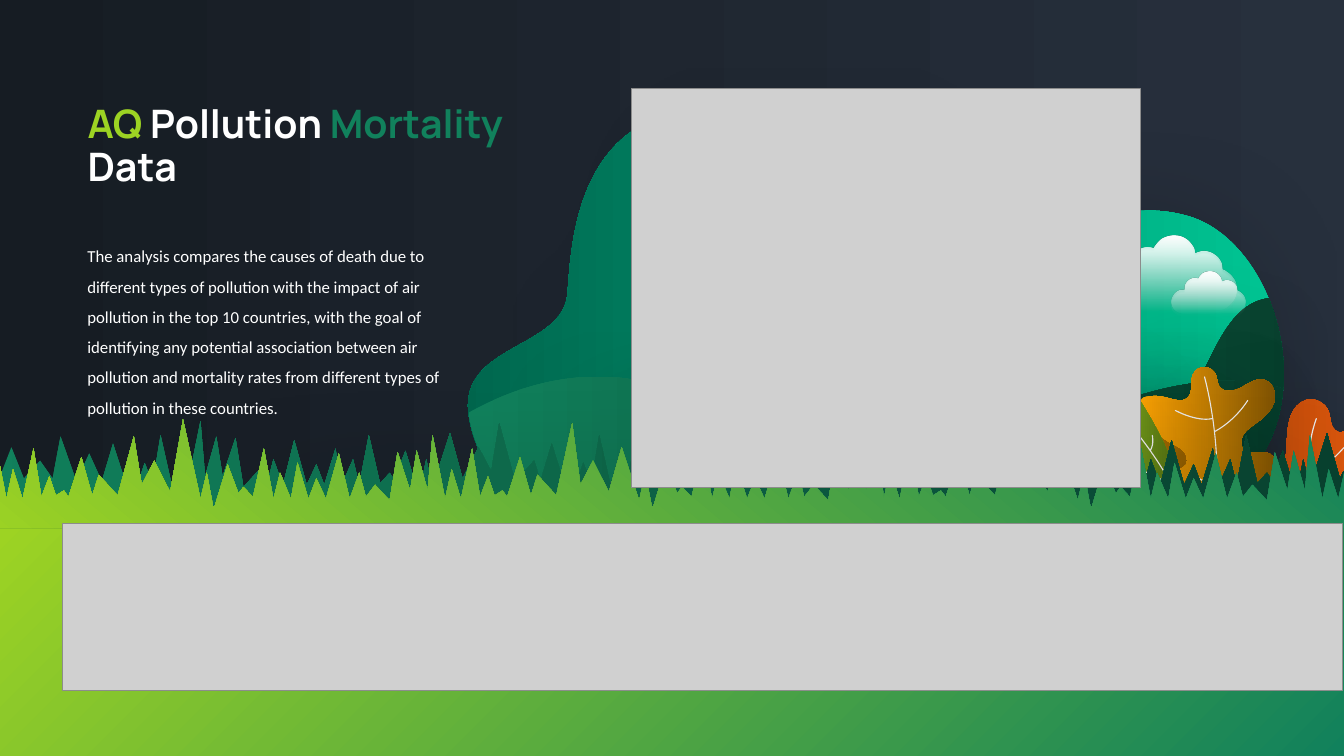
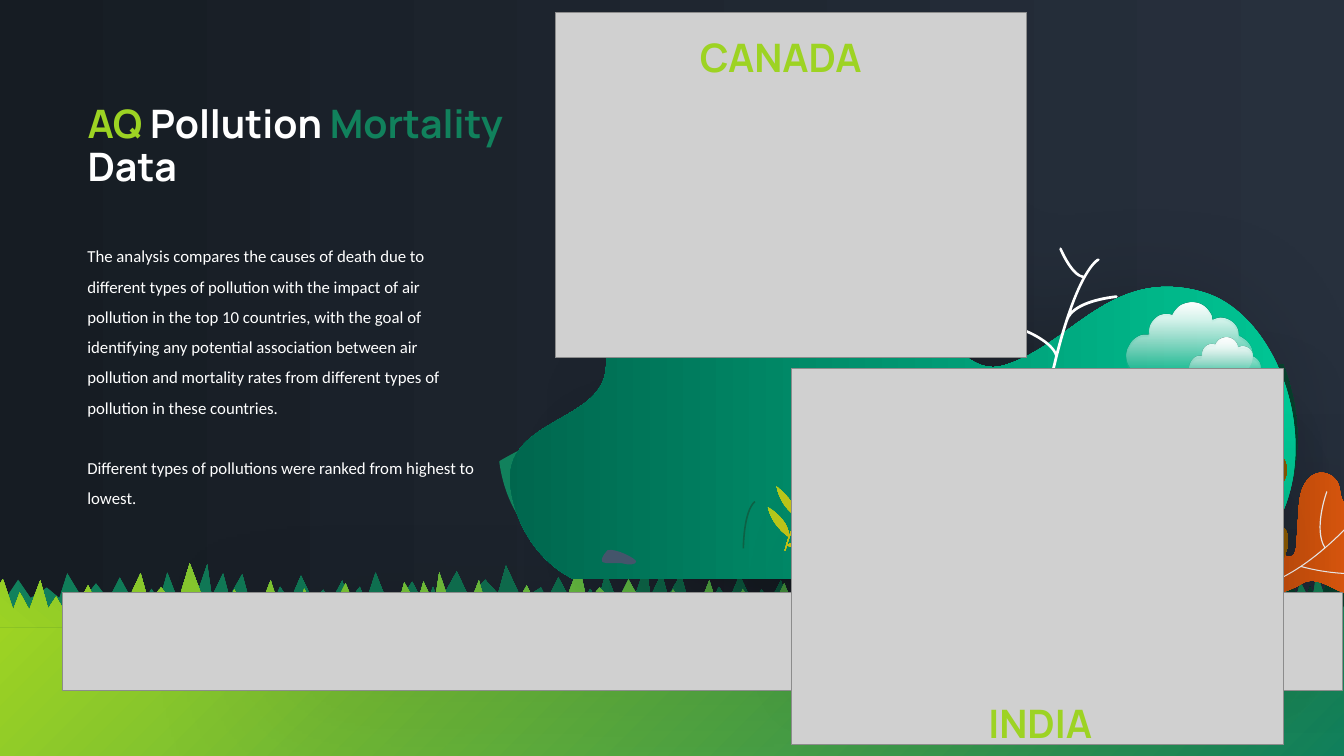
Before and after one commit to sameenshahzad/Project-3_Group-13, a slide deck: slide 12 of Slides & Analysis/Air Pollution.pptx (slide 10 before the commit). Drawn at 1344x756 pixels with LibreOffice and Linux fonts; fonts in the diff are those of the drawing; grey boxes stand for pictures. Boxes give left, top, right and bottom in pixels: in the first picture for what was removed or moved away, otherwise in the second. Text is boxed around its words. In the diff, an @@ line names an element or a change of style, - is before the commit and + after.

```diff
--- a/Slides & Analysis/Air Pollution.pptx
+++ b/Slides & Analysis/Air Pollution.pptx
@@ picture added at (556,12,1027,358) @@
@@ text added at (700,43,862,73), 28 pt, text #9DD323, bold @@
+CANADA
@@ picture removed at (632,89,1140,488) @@
@@ freeform shape: place and size @@
-freeform shape at (459,105,1337,507)
+freeform shape at (501,184,1344,580)
@@ freeform shape added at (995,247,1118,559), fill #FFFFFF @@
@@ freeform shape: place and size @@
-freeform shape at (1107,235,1238,311)
+freeform shape at (1127,302,1253,377)
@@ freeform shape: place and size @@
-freeform shape at (1172,271,1245,314)
+freeform shape at (1190,338,1260,380)
@@ freeform shape: place and size @@
-freeform shape at (505,298,1299,508)
+freeform shape at (547,364,1312,570)
@@ picture added at (791,369,1285,745) @@
@@ freeform shape removed at (1081,368,1180,509) @@
@@ freeform shape removed at (1175,376,1248,509) @@
@@ freeform shape: place and size @@
-freeform shape at (469,354,1284,508)
+freeform shape at (500,400,1284,558)
@@ freeform shape: place and size @@
-freeform shape at (1068,356,1183,523)
+freeform shape at (1087,430,1197,594)
@@ freeform shape: place and size @@
-freeform shape at (1141,367,1277,517)
+freeform shape at (1158,441,1290,589)
@@ text at (87,462,474,504): paragraph added @@
+Different types of pollutions were ranked from highest to lowest.
@@ ellipse added at (690,475,731,480), fill #08402E @@
@@ freeform shape: place and size @@
-freeform shape at (725,392,819,487)
+freeform shape at (757,466,848,559)
@@ freeform shape: place and size @@
-freeform shape at (1010,388,1268,507)
+freeform shape at (1032,462,1281,579)
@@ freeform shape: place and size @@
-freeform shape at (1245,379,1344,529)
+freeform shape at (1258,453,1344,601)
@@ freeform shape: place and size @@
-freeform shape at (1260,394,1344,510)
+freeform shape at (1272,468,1344,583)
@@ freeform shape added at (744,502,755,548), outline #0D6145 1.13 pt @@
@@ freeform shape: place and size @@
-freeform shape at (857,439,954,509)
+freeform shape at (885,512,978,582)
@@ freeform shape: place and size @@
-freeform shape at (0,419,1344,528)
+freeform shape at (0,564,1344,627)
@@ freeform shape: place and size @@
-freeform shape at (0,421,1344,520)
+freeform shape at (0,565,1344,622)
@@ freeform shape: place and size @@
-freeform shape at (561,476,599,493)
+freeform shape at (600,548,637,566)
@@ picture: place and size @@
-picture at (63,523,1343,690)
+picture at (63,593,1343,691)
@@ rectangle: place and size @@
-rectangle at (0,528,1344,756)
+rectangle at (0,623,1344,756)
@@ text added at (988,709,1092,749), 28 pt, text #9DD323, bold @@
+INDIA
```
Also in this commit, not shown: 6 other slides changed, 1 slide added, 4 slides removed.
